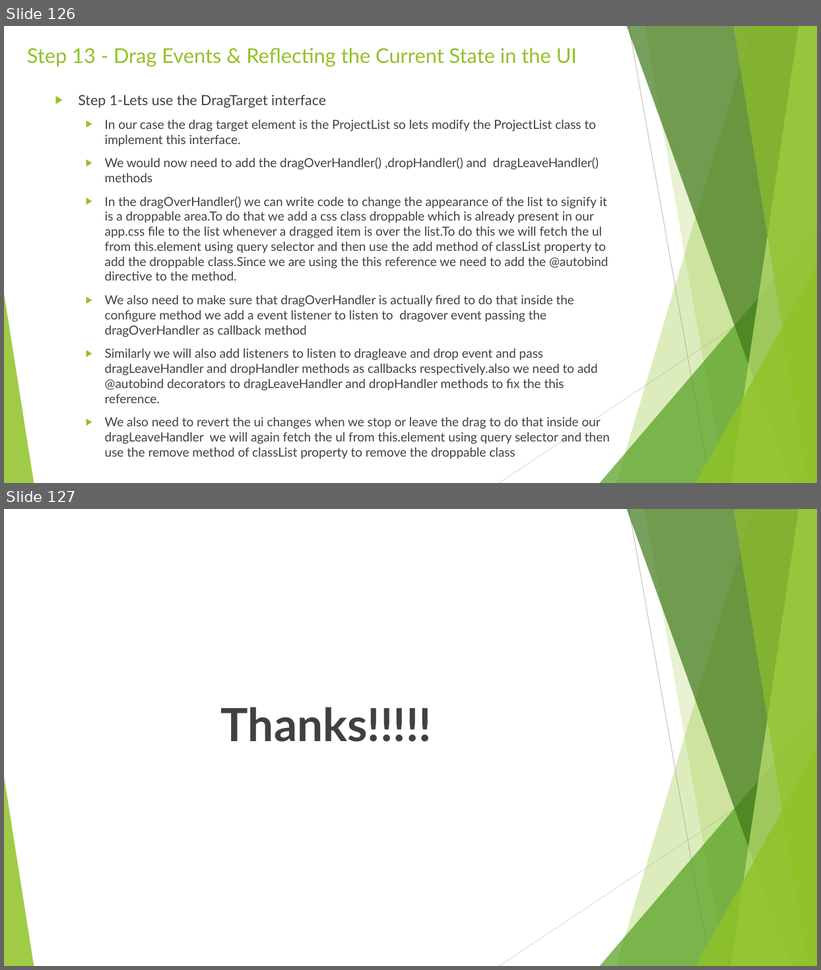
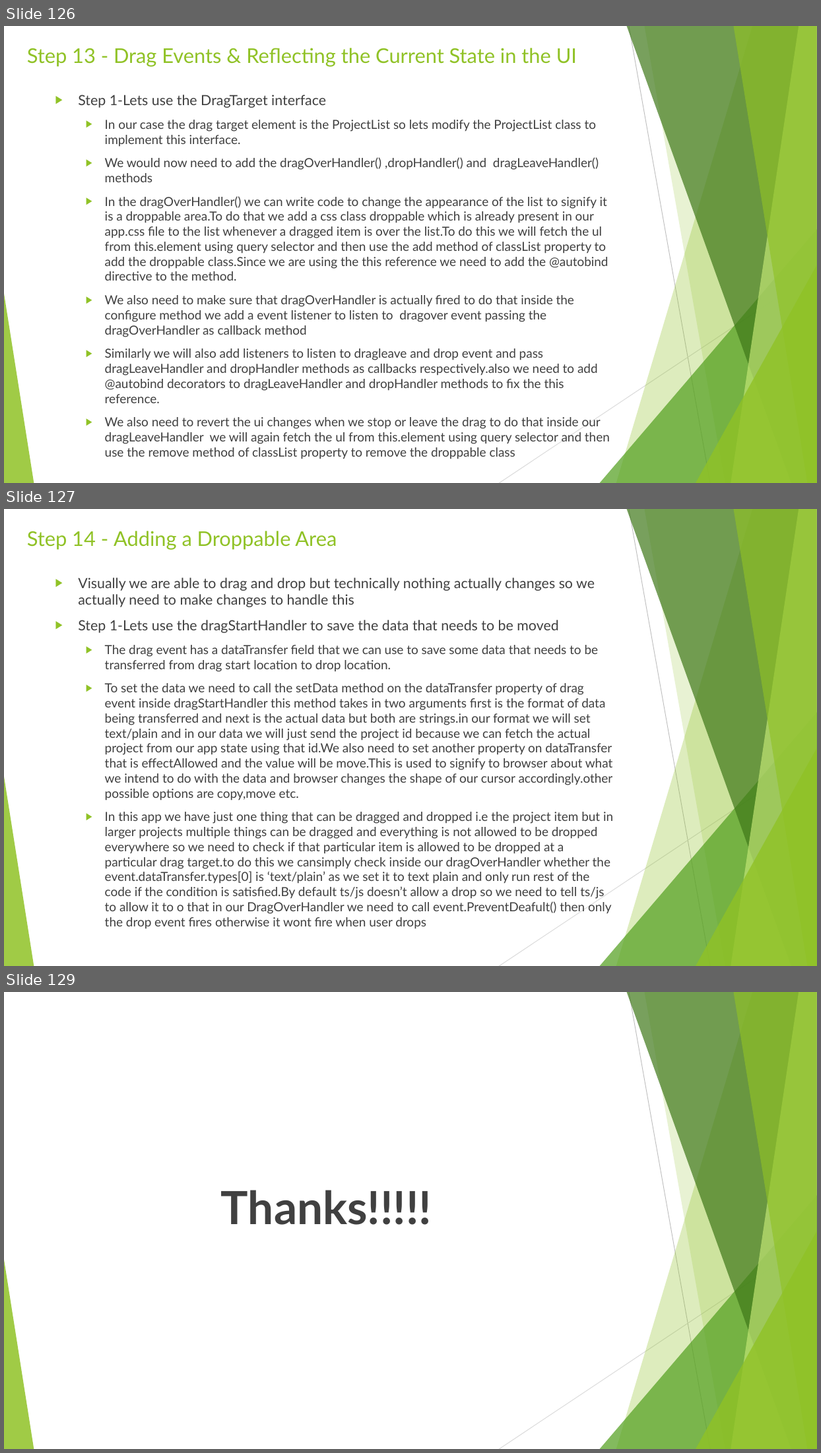
Before and after one commit to rudhrainfogain/TypeScript, a slide deck: PPT/TypeScriptv9.pptx. Shown one above the other, each under a label of ours: slides 126 and 127 before the commit, slides 126, 127 and 129 after it; the slides between them are not shown. The pictures are 821x970 and 821x1453 pixels, drawn with LibreOffice and Linux fonts; fonts in the diff are those of the drawing. Boxes give left, top, right and bottom in pixels: in the first picture for what was removed or moved away, otherwise in the second. Text is boxed around its words. In the diff, an @@ line names an element or a change of style, - is before the commit and + after.

```diff
--- a/PPT/TypeScriptv9.pptx
+++ b/PPT/TypeScriptv9.pptx
@@ slide 127 added at [4, 509, 817, 966], background #FFFFFF; not listed: 10 template elements that a slide beside it also shows @@
@@ title added at [27, 531, 337, 550], 24 pt, text #90C226 @@
+Step 14 - Adding a Droppable Area
@@ text added at [78, 578, 613, 929], 14.8 pt, text #404040 @@
+▶ Visually we are able to drag and drop but technically nothing actually changes so we actually need to make changes to handle this
+▶ Step 1-Lets use the dragStartHandler to save the data that needs to be moved
+  ▶ The drag event has a dataTransfer field that we can use to save some data that needs to be transferred from drag start location to drop location.
+  ▶ To set the data we need to call the setData method on the dataTransfer property of drag event inside dragStartHandler this method takes in two arguments first is the format of data being transferred and next is the actual data but both are strings.in our format we will set text/plain and in our data we will just send the project id because we can fetch the actual project from our app state using that id.We also need to set another property on dataTransfer that is effectAllowed and the value will be move.This is used to signify to browser about what we intend to do with the data and browser changes the shape of our cursor accordingly.other possible options are copy,move etc.
+  ▶ In this app we have just one thing that can be dragged and dropped i.e the project item but in larger projects multiple things can be dragged and everything is not allowed to be dropped everywhere so we need to check if that particular item is allowed to be dropped at a particular drag target.to do this we cansimply check inside our dragOverHandler whether the event.dataTransfer.types[0] is ‘text/plain’ as we set it to text plain and only run rest of the code if the condition is satisfied.By default ts/js doesn’t allow a drop so we need to tell ts/js to allow it to o that in our DragOverHandler we need to call event.PreventDeafult() then only the drop event fires otherwise it wont fire when user drops
@@ what was slide 127 is now slide 129 @@
```
Also in this commit, not shown: 1 other slide added, 2 other files.
